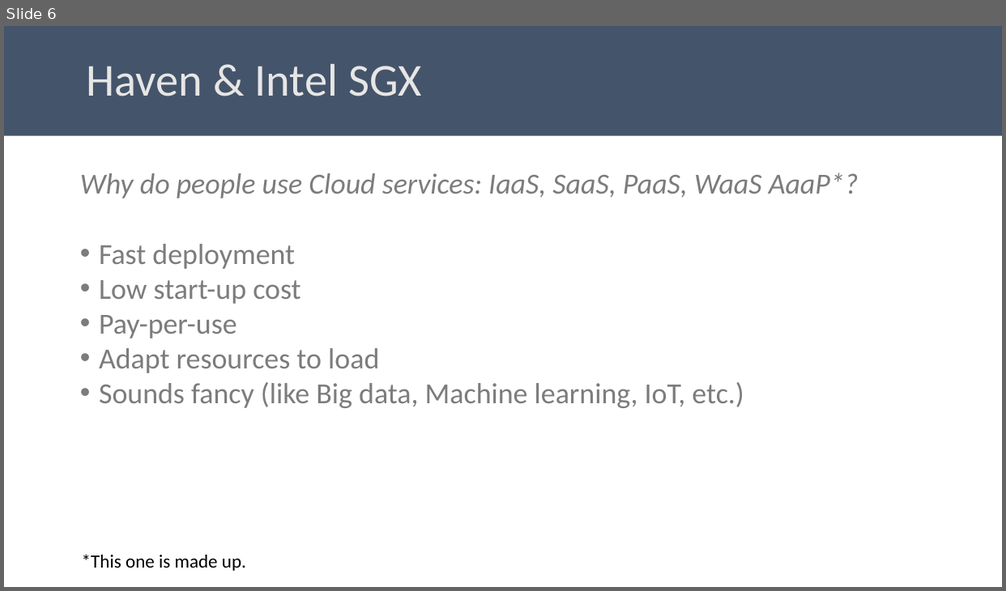
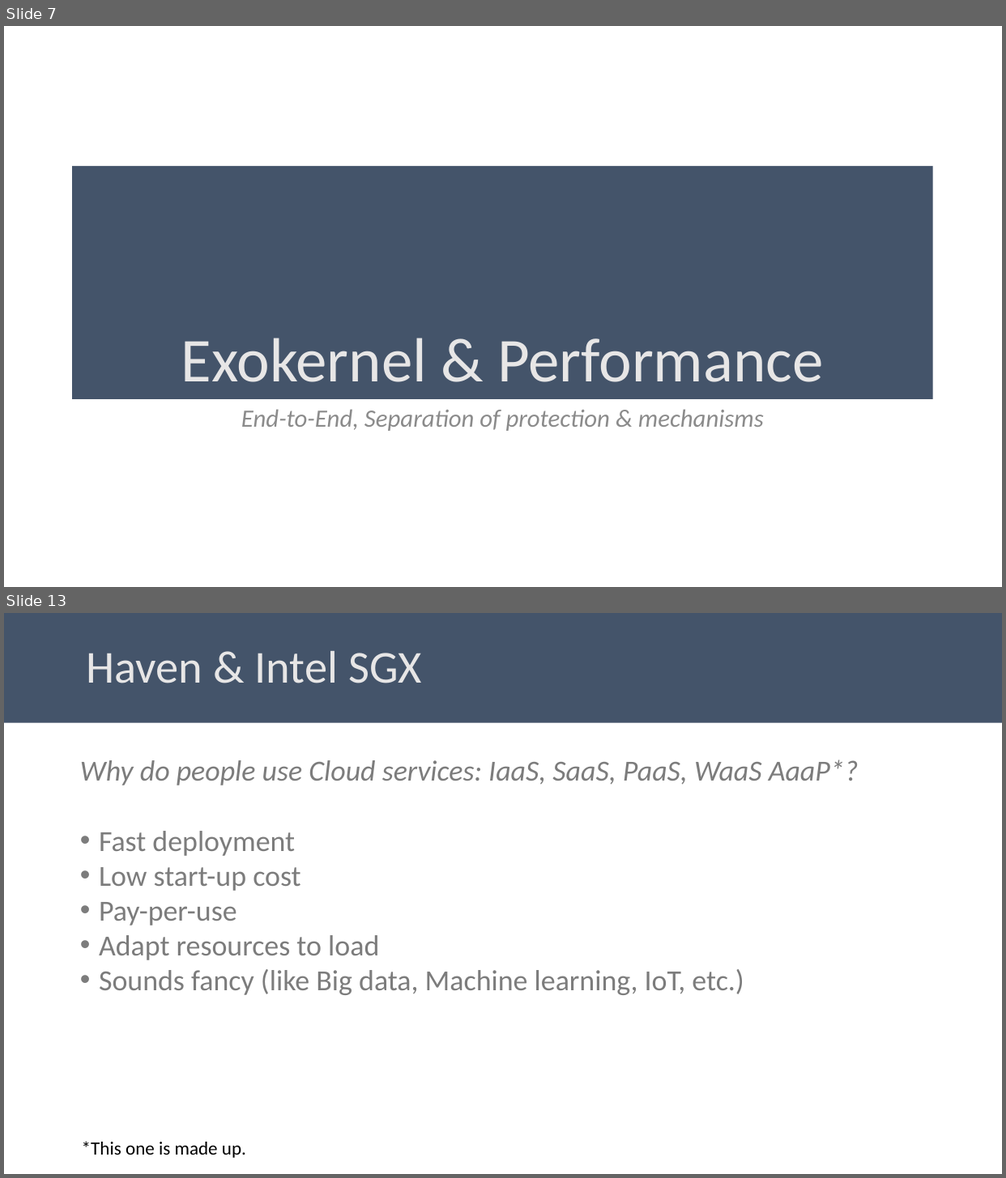
Before and after one commit to aghosn/CandidacyPresentation, a slide deck: CE_presentation.pptx. Shown one above the other, each under a label of ours: slide 6 before the commit, slides 7 and 13 after it; the slides between them are not shown. The pictures are 1006x591 and 1006x1178 pixels, drawn with LibreOffice and Linux fonts; fonts in the diff are those of the drawing. Boxes give left, top, right and bottom in pixels: in the first picture for what was removed or moved away, otherwise in the second. Text is boxed around its words. In the diff, an @@ line names an element or a change of style, - is before the commit and + after.

Commit message:
Working on Exokernel part

```diff
--- a/CE_presentation.pptx
+++ b/CE_presentation.pptx
@@ slide 7 added at (4, 26, 1002, 587), background #FFFFFF @@
@@ title added at (72, 166, 933, 399), fill #44546A, 60 pt, text #E7E6E6 @@
+Exokernel & Performance
@@ text added at (241, 409, 764, 431), 24 pt, text #8C8C8C, italic @@
+End-to-End, Separation of protection & mechanisms
@@ what was slide 6 is now slide 13 @@
```
Also in this commit, not shown: 4 slides changed, 7 other slides added, 10 other files.
